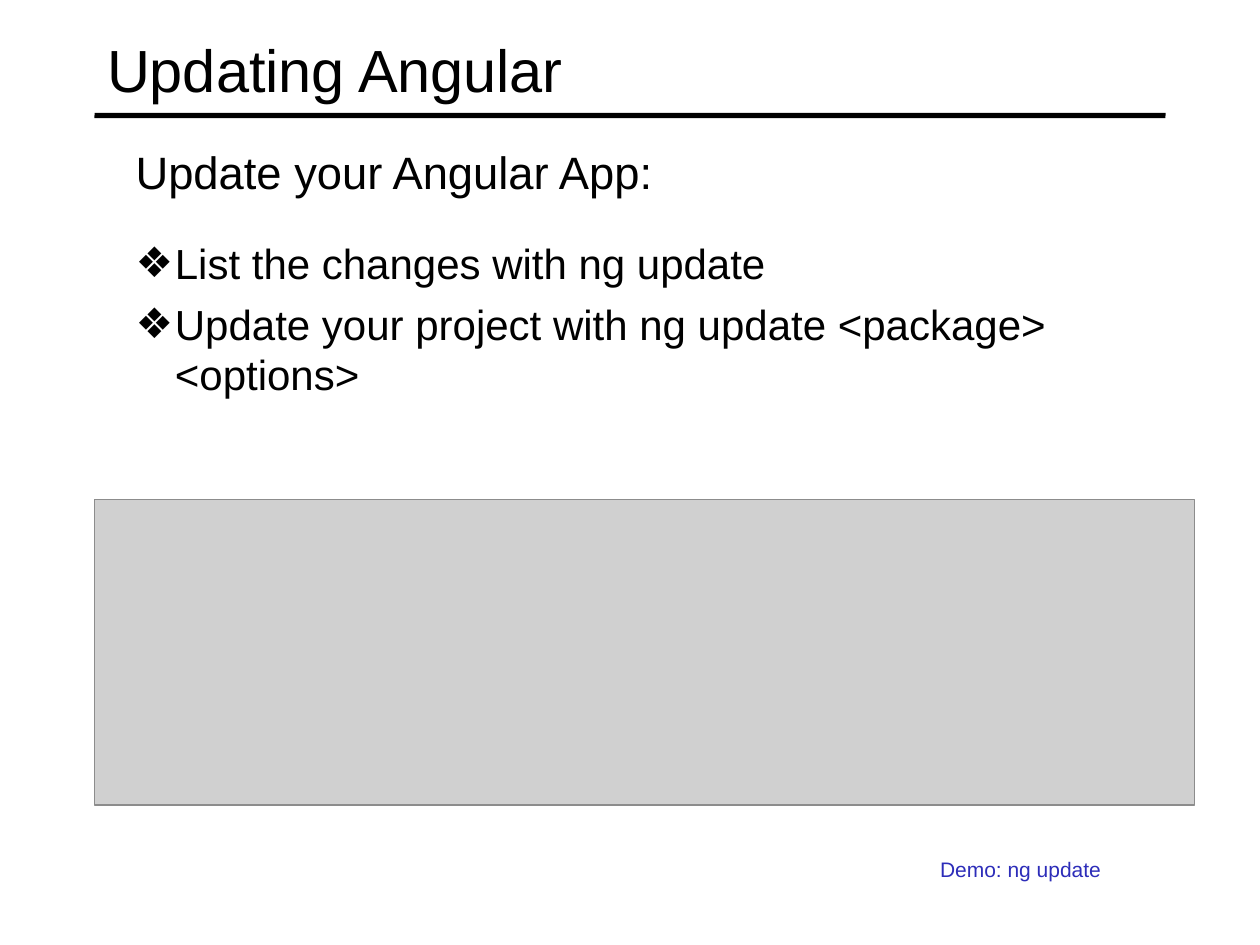
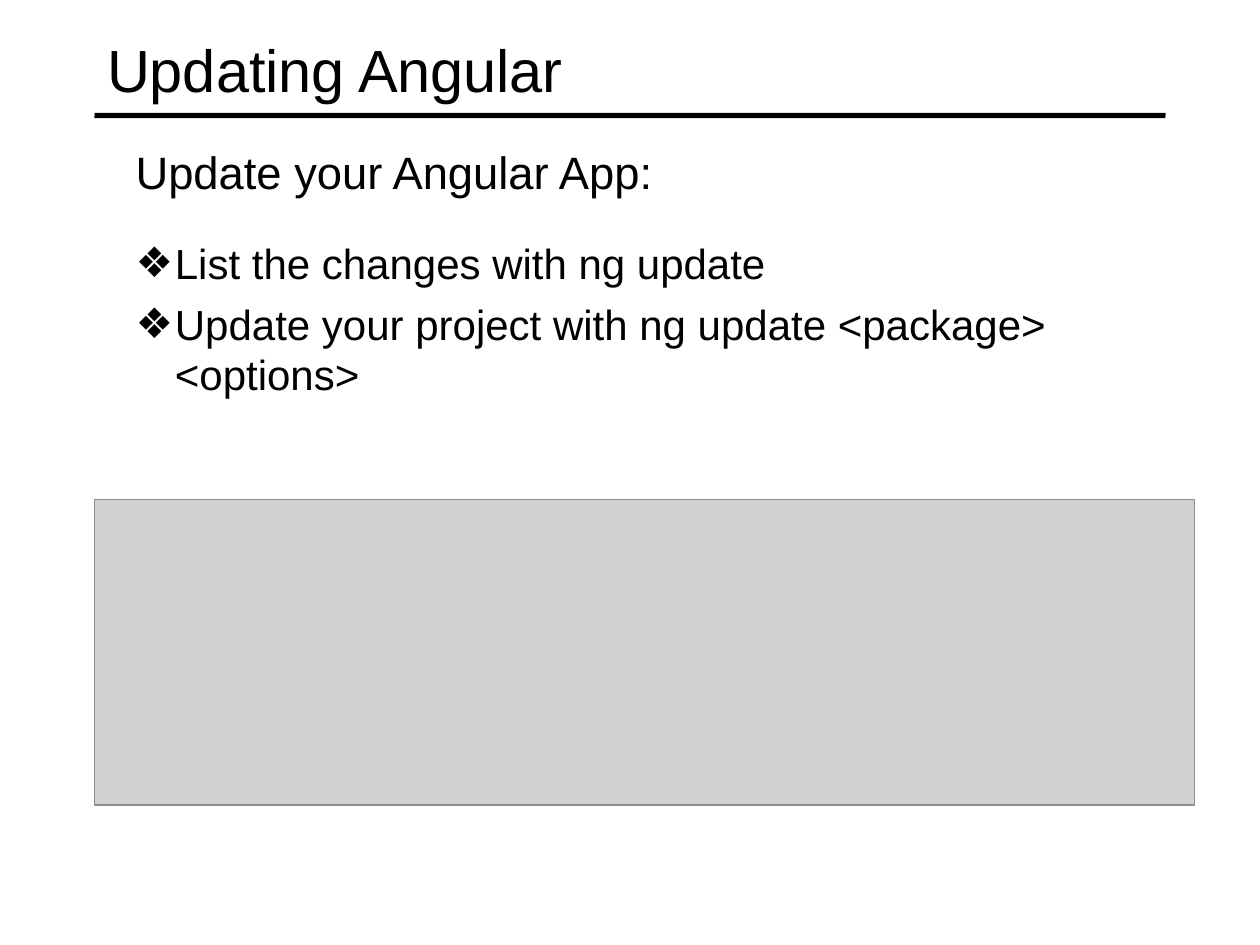
Before and after one commit to specter01wj/Jago_Link_Training, a slide deck: slide 5 of Angular/Angular7/Angular CLI/8.Tooling Features/L8_Tooling Features.ppt. Drawn at 1260x945 pixels with LibreOffice and Linux fonts; fonts in the diff are those of the drawing; grey boxes stand for pictures. Boxes give left, top, right and bottom in pixels: in the first picture for what was removed or moved away, otherwise in the second. Text is boxed around its words. In the diff, an @@ line names an element or a change of style, - is before the commit and + after.

```diff
--- a/Angular/Angular7/Angular CLI/8.Tooling Features/L8_Tooling Features.ppt
+++ b/Angular/Angular7/Angular CLI/8.Tooling Features/L8_Tooling Features.ppt
@@ text removed at bbox=[940, 861, 1101, 881] @@
-  Demo: ng update
```
Also in this commit, not shown: 1 slide added, 1 other file.
